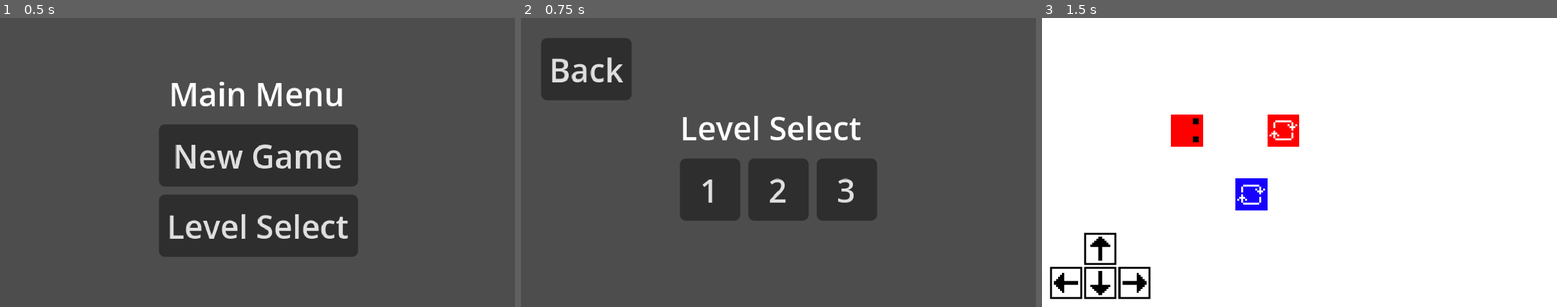
Above: before the commit, frames 1-3 (left to right).
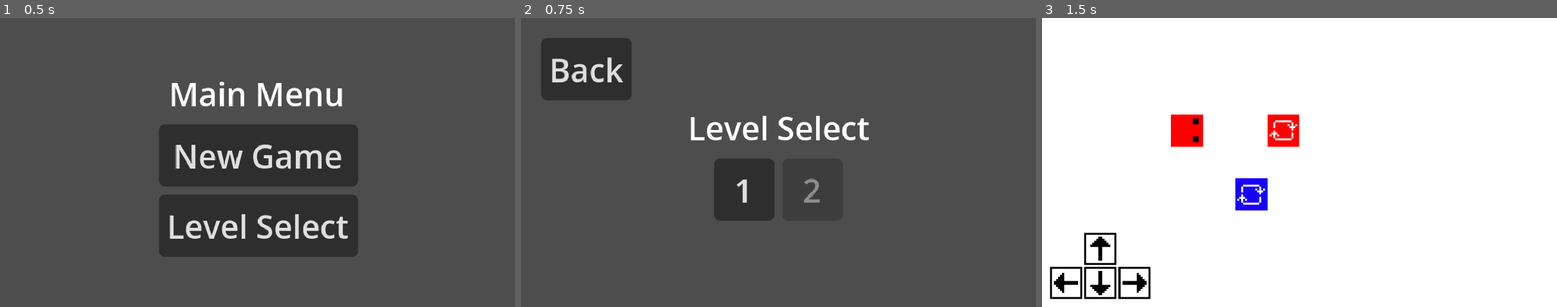
Above: after the commit, the same moments.

Repository: benwayland-cell/very-serious-game-module
Game: Godot game, scene res://menus/scenes/main_menu.tscn
Two runs of this game, one before a commit and one after it. Both use one fixed random seed, a clock stepped at 60 frames per second and the inputs below.
Inputs:
- Up to frame 1 (0.5 s): no input
- Up to frame 2 (0.75 s): click "Level Select" at 0.5 s
- Up to frame 3 (1.5 s): click "1" at 1.25 s

Frame 1 is identical in both runs. In frame 2, 5.0% of the frame differs, in the area x 30-70%, y 33-71%; in frame 3, nothing differs.

Commit message:
Level Select Menu is dynamic

Diff:
--- a/menus/scenes/level_select.tscn
+++ b/menus/scenes/level_select.tscn
@@ -29,28 +29,11 @@
 layout_mode = 2
 text = "Level Select"
 
-[node name="VBoxContainer" type="VBoxContainer" parent="VBoxContainer" unique_id=1759198527]
+[node name="ButtonsVBox" type="VBoxContainer" parent="VBoxContainer" unique_id=1759198527]
+unique_name_in_owner = true
 layout_mode = 2
 size_flags_horizontal = 4
 size_flags_vertical = 4
-
-[node name="HBoxContainer" type="HBoxContainer" parent="VBoxContainer/VBoxContainer" unique_id=1251718923]
-layout_mode = 2
-
-[node name="Button1" type="Button" parent="VBoxContainer/VBoxContainer/HBoxContainer" unique_id=1934148066]
-custom_minimum_size = Vector2(30, 30)
-layout_mode = 2
-text = "1"
-
-[node name="Button2" type="Button" parent="VBoxContainer/VBoxContainer/HBoxContainer" unique_id=210614783]
-custom_minimum_size = Vector2(30, 30)
-layout_mode = 2
-text = "2"
-
-[node name="Button3" type="Button" parent="VBoxContainer/VBoxContainer/HBoxContainer" unique_id=393741363]
-custom_minimum_size = Vector2(30, 30)
-layout_mode = 2
-text = "3"
 
 [node name="MarginContainer" type="MarginContainer" parent="." unique_id=1073054316]
 layout_mode = 1
@@ -63,6 +46,4 @@
 layout_mode = 2
 text = "Back"
 
-[connection signal="pressed" from="VBoxContainer/VBoxContainer/HBoxContainer/Button1" to="." method="_on_button_1_pressed"]
-[connection signal="pressed" from="VBoxContainer/VBoxContainer/HBoxContainer/Button2" to="." method="_on_button_2_pressed"]
 [connection signal="pressed" from="MarginContainer/BackButton" to="." method="_on_back_button_pressed"]
--- /dev/null
+++ b/menus/scenes/level_select_button.tscn
@@ -0,0 +1,9 @@
+[gd_scene format=3 uid="uid://bckp8stgtf3bs"]
+
+[ext_resource type="Script" uid="uid://34rx4ryuul3o" path="res://menus/scripts/level_select_button.gd" id="1_uky1q"]
+
+[node name="LevelSelectButton" type="Button" unique_id=115588563]
+custom_minimum_size = Vector2(30, 30)
+script = ExtResource("1_uky1q")
+
+[connection signal="pressed" from="." to="." method="_on_pressed"]
--- a/menus/scripts/level_select.gd
+++ b/menus/scripts/level_select.gd
@@ -1,13 +1,24 @@
 extends Control
+
+@export var wrap_num: int = 5
+
+const LEVEL_SELECT_BUTTON_SCENE: PackedScene = preload("uid://bckp8stgtf3bs")
+
+@onready var buttons_v_box: VBoxContainer = %ButtonsVBox
+
+
+func _ready() -> void:
+	var current_h_box_container: HBoxContainer
+
+	for level_num: int in range(1, SceneManager.level_scenes.size() + 1):
+		if (level_num - 1) % wrap_num == 0:
+			current_h_box_container = HBoxContainer.new()
+			buttons_v_box.add_child(current_h_box_container)
+
+		var new_button: LevelSelectButton = LEVEL_SELECT_BUTTON_SCENE.instantiate()
+		new_button.level_num = level_num
+		current_h_box_container.add_child(new_button)
 
 
 func _on_back_button_pressed() -> void:
 	SceneManager.load_main_menu_scene()
-
-
-func _on_button_1_pressed() -> void:
-	SceneManager.load_level(1)
-
-
-func _on_button_2_pressed() -> void:
-	SceneManager.load_level(2)
--- /dev/null
+++ b/menus/scripts/level_select_button.gd
@@ -0,0 +1,17 @@
+class_name  LevelSelectButton
+extends Button
+
+var level_num: int:
+	set = _set_level_num
+
+
+func _set_level_num(new_level_num) -> void:
+	level_num = new_level_num
+	text = str(level_num)
+	if SceneManager.last_unlocked_level < level_num:
+		disabled = true
+
+
+func _on_pressed() -> void:
+	if level_num != null:
+		SceneManager.load_level(level_num)
Not shown, added: menus/scripts/level_select_button.gd.uid
